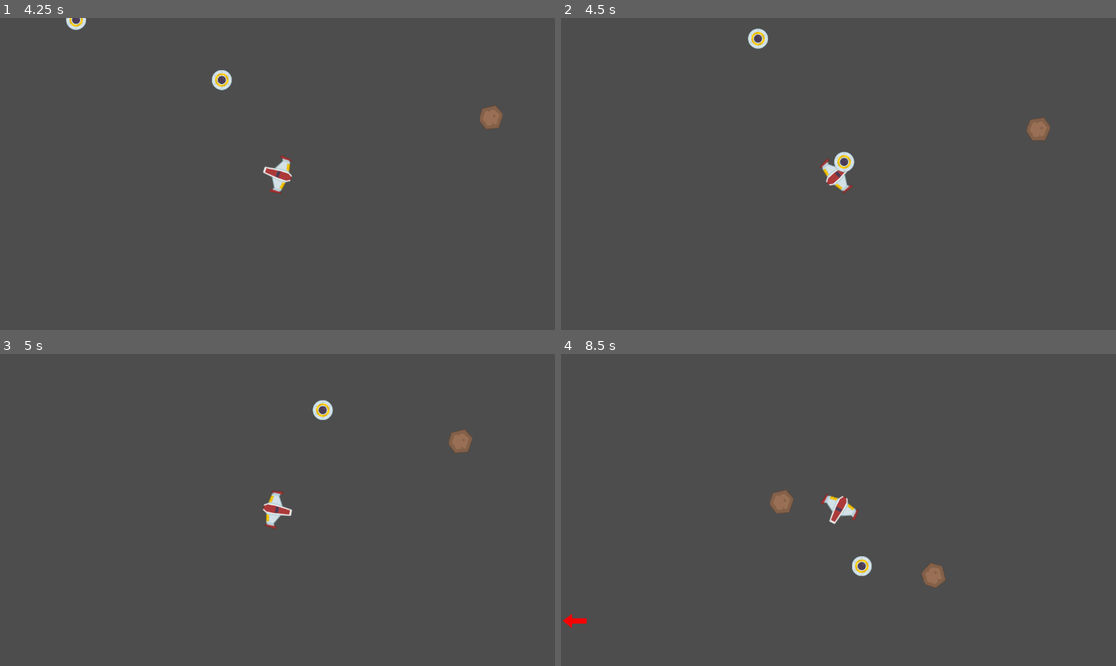
Above: before the commit, frames 1-4 (two rows, left to right).
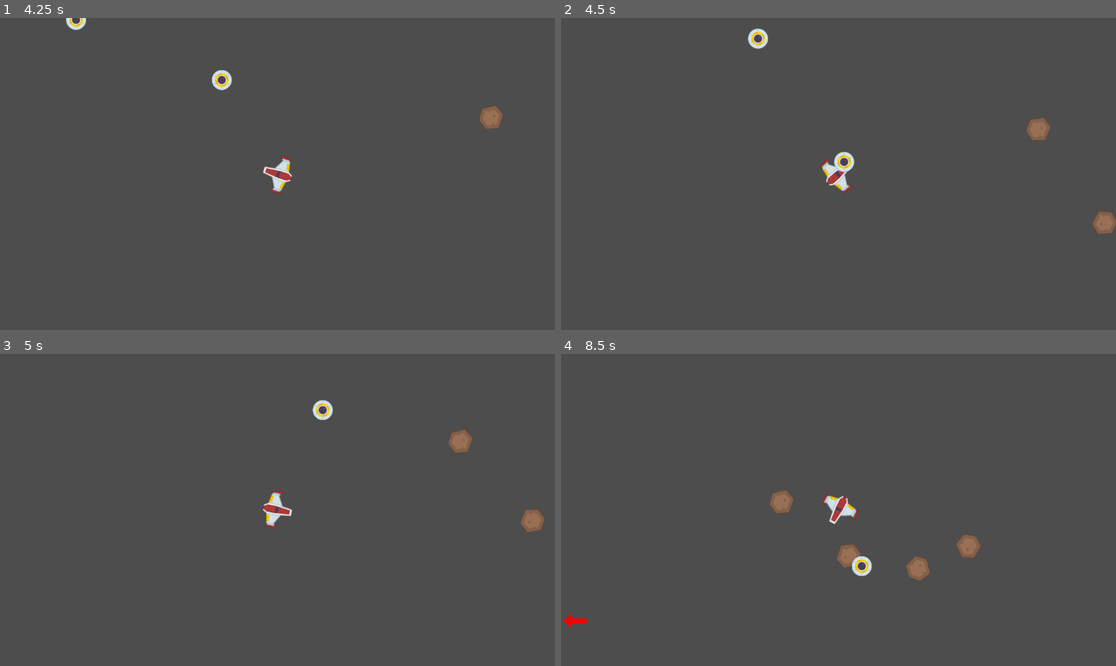
Above: after the commit, the same moments.

Repository: game-dev-besties/chicken-game
Game: Godot game, scene res://scenes/game.tscn
Same seed, same stepped clock (60 frames per second), same inputs: the game is played once before the commit and once after it.
Inputs (mouse positions are in pixels of both pictures, inside the frame that each line leads up to):
- Up to frame 1 (4.25 s): move the mouse to (399, 158) at 0.52 s; click (399, 158) at 0.6 s; move the mouse to (166, 189) at 1.27 s; click (166, 189) at 1.35 s; move the mouse to (333, 105) at 2.02 s; click (333, 105) at 2.1 s; move the mouse to (249, 236) at 2.77 s; click (249, 236) at 2.85 s; move the mouse to (444, 220) at 3.52 s; click (444, 220) at 3.6 s
- Up to frame 2 (4.5 s): move the mouse to (672, 127) at 4.27 s; click (672, 127) at 4.35 s
- Up to frame 3 (5 s): no input
- Up to frame 4 (8.5 s): move the mouse to (866, 510) at 5.02 s; click (866, 510) at 5.1 s; move the mouse to (755, 432) at 5.77 s; click (755, 432) at 5.85 s; move the mouse to (960, 494) at 6.52 s; click (960, 494) at 6.6 s; move the mouse to (727, 525) at 7.27 s; click (727, 525) at 7.35 s; move the mouse to (894, 441) at 8.02 s; click (894, 441) at 8.1 s

Frame 1 is identical in both runs. In frame 2, 0.2% of the frame differs, in the area x 95-100%, y 61-70%; in frame 3, 0.2%; in frame 4, 0.9%, in the area x 49-76%, y 57-75%.

Commit message:
Fixed asteroid collision shape not working as expected after applying global scaling

Diff:
--- a/scripts/AsteroidSpawner.gd
+++ b/scripts/AsteroidSpawner.gd
@@ -46,22 +46,26 @@
 		for i in range(desired_number_of_asteroids-num_asteroids):
 			num_asteroids += 1
 			spawn_asteroid()
+			print("add ", num_asteroids)
 
 
 
 func _on_asteroid_live_zone_body_exited(body: Node2D):
-	print("remove") #print to see if it is despawning asteroids
 	num_asteroids -= 1
 	body.queue_free()
+	print("remove ", num_asteroids) #print to see if it is despawning asteroids
 
 func scale_asteroids():
 	for asteroid in asteroids.get_children():
 		asteroid.scale = Vector2(1.0 / Global.scale, 1.0 / Global.scale)
 		#create new collision shape of correct size
-		var collision_shape = asteroid.get_node("CollisionShape2D")
-		var shape = CircleShape2D.new()
-		shape.radius = 40/Global.scale
-		collision_shape.shape = shape
+		var collision_shape = asteroid.get_node("CollisionShape2D") as CollisionShape2D
+
+		(collision_shape.shape as CircleShape2D).radius = 40/Global.scale
+
+
+
+		# print("Collision Shape", collision_shape.shape)
 		#STEPHEN, PROBLEM IS HERE.
 		#i have two theories, 1. this code messes with the astroid live box node
 		#2. the collisions for each individual asteroid is messed up and cannot detect if it is touching the live box
